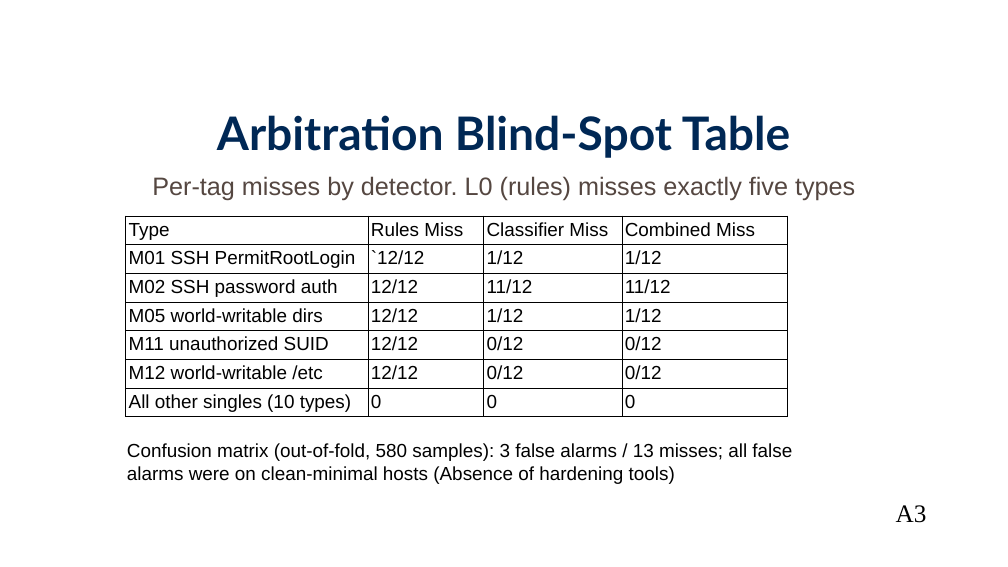
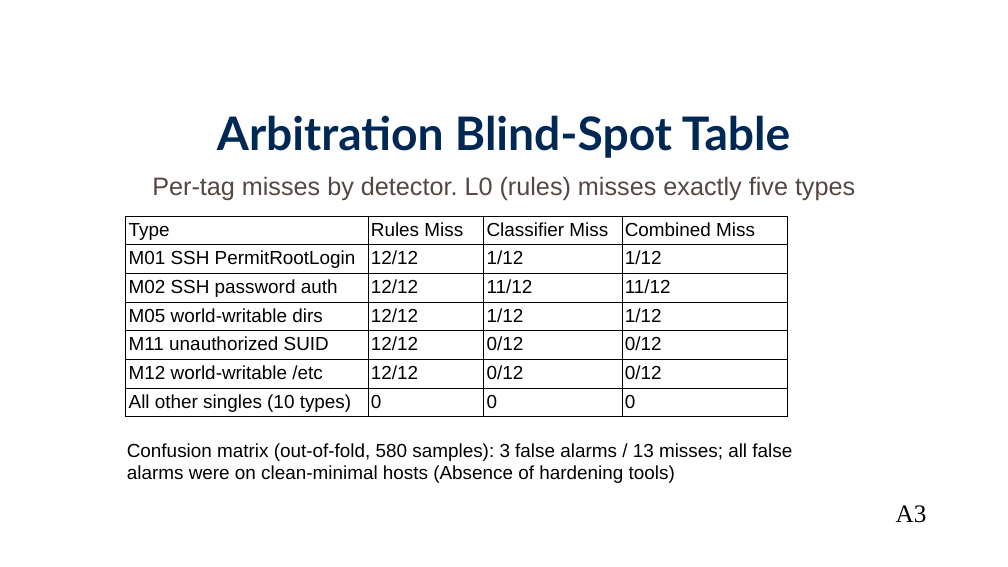
Before and after one commit to deltaSentinel/autoSecure, a slide deck: slide 21 of Presentations/aiProgressReport.pptx. Drawn at 1008x567 pixels with LibreOffice and Linux fonts; fonts in the diff are those of the drawing; background and template pictures are left out. Boxes give left, top, right and bottom in pixels: in the first picture for what was removed or moved away, otherwise in the second. Text is boxed around its words. In the diff, an @@ line names an element or a change of style, - is before the commit and + after.

```diff
--- a/Presentations/aiProgressReport.pptx
+++ b/Presentations/aiProgressReport.pptx
@@ table at bbox=[126, 216, 787, 417] @@
-row 2, column 2: `12/12
+row 2, column 2: 12/12
```
Also in this commit, not shown: 1 other slide changed.
